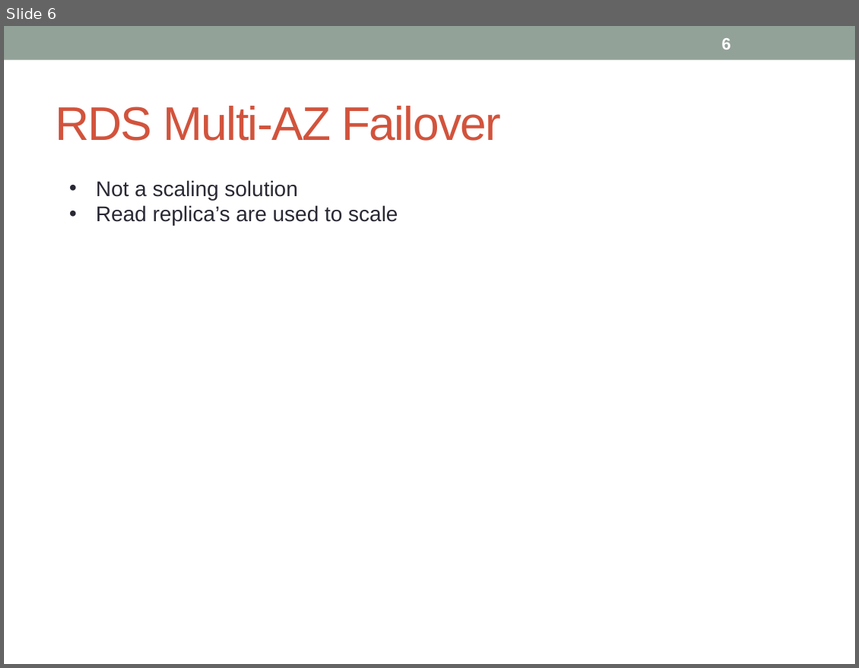
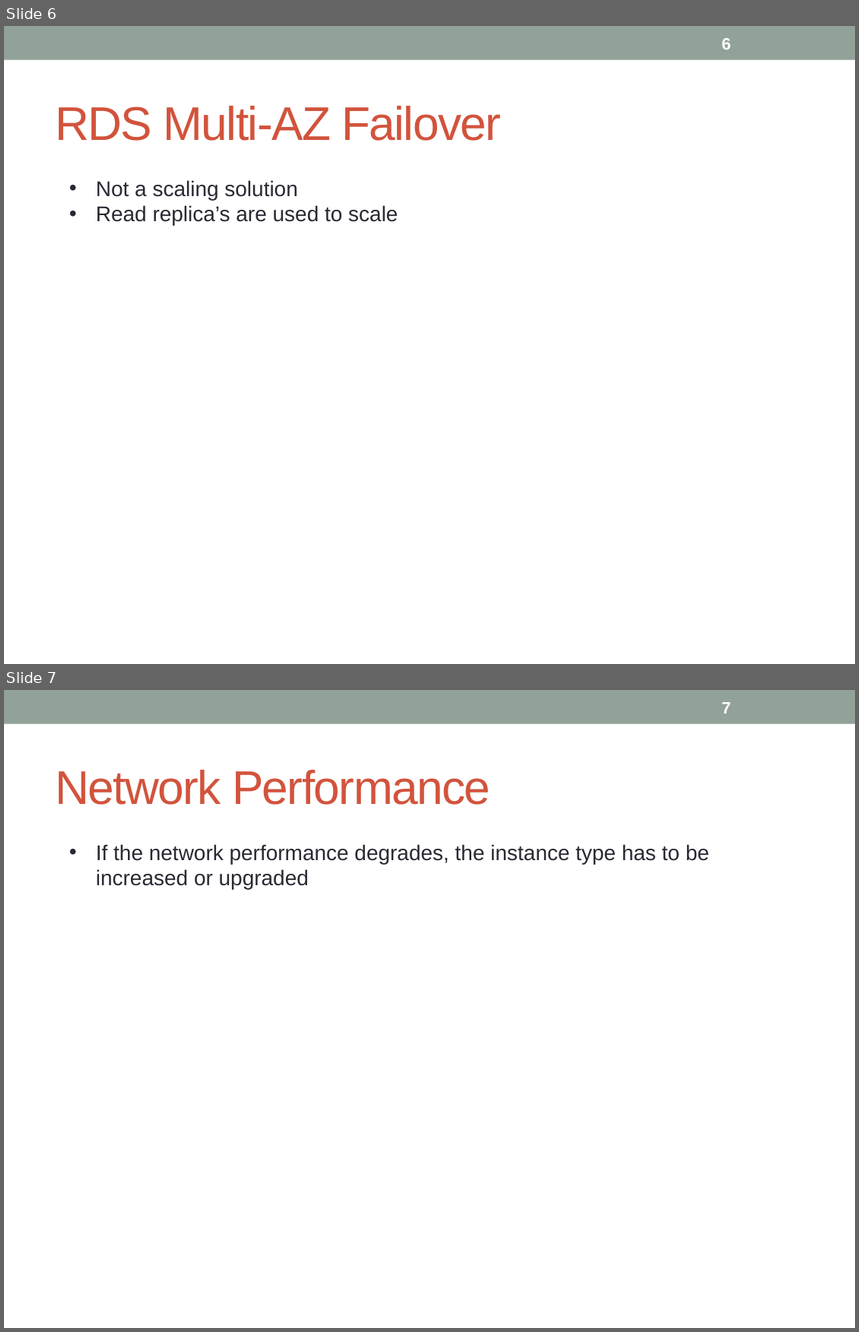
Before and after one commit to notionquest/ProjectDocumentation, a slide deck: AWS_Sysops.pptx. Shown one above the other, each under a label of ours: slide 6 before the commit, slides 6 and 7 after it. The pictures are 859x668 and 859x1332 pixels, drawn with LibreOffice and Linux fonts; fonts in the diff are those of the drawing. Boxes give left, top, right and bottom in pixels: in the first picture for what was removed or moved away, otherwise in the second. Text is boxed around its words. In the diff, an @@ line names an element or a change of style, - is before the commit and + after.

```diff
--- a/AWS_Sysops.pptx
+++ b/AWS_Sysops.pptx
@@ slide 7 added at bbox=[4, 690, 855, 1328], background #FFFFFF; not listed: 1 template element that a slide beside it also shows @@
@@ page number added at bbox=[722, 702, 731, 714], 14 pt, text #FFFFFF, bold @@
+7
@@ title added at bbox=[55, 770, 490, 805], 40 pt, text #D2533C @@
+Network Performance
@@ text added at bbox=[96, 844, 709, 889], 18 pt, text #292934 @@
+• If the network performance degrades, the instance type has to be increased or upgraded
```
Also in this commit, not shown: 1 slide changed, 6 other slides added.
